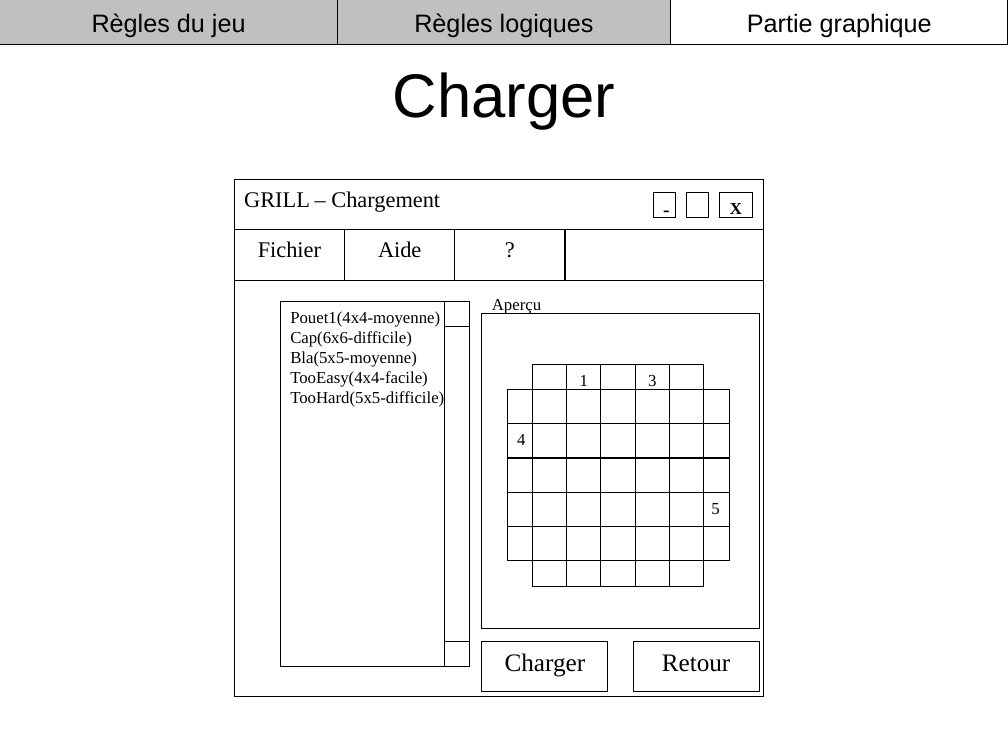
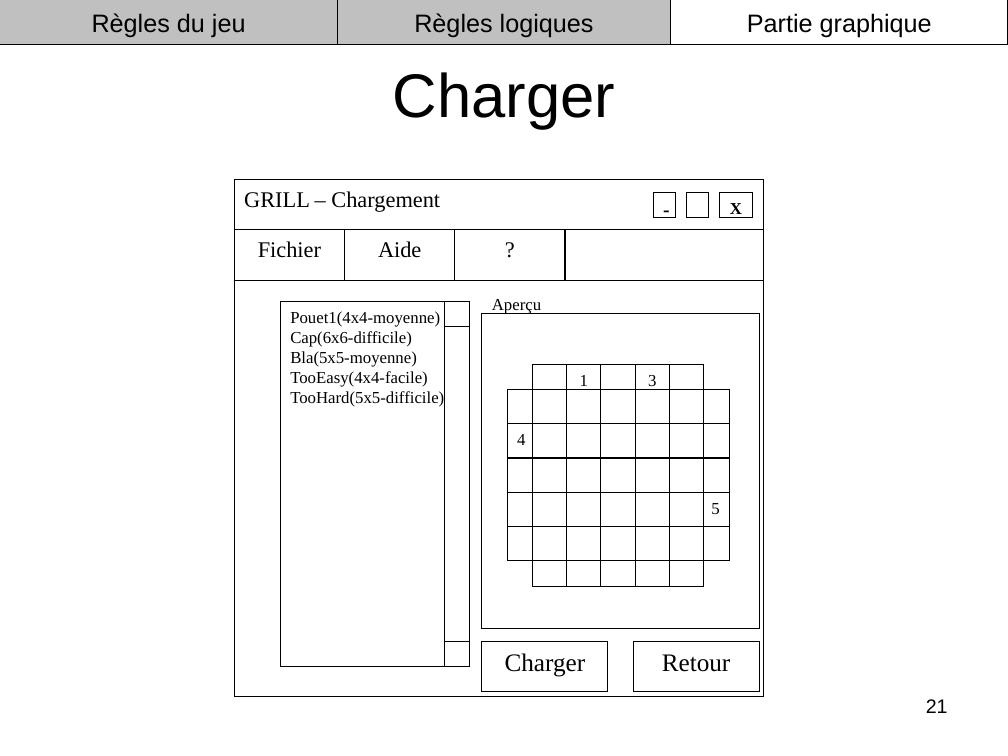
Before and after one commit to roulian/grillprojettuteure, a slide deck: slide 21 of documents/Power Point Soutenance du 18-01-10/Oral.ppt. Drawn at 1008x756 pixels with LibreOffice and Linux fonts; fonts in the diff are those of the drawing. Boxes give left, top, right and bottom in pixels: in the first picture for what was removed or moved away, otherwise in the second. Text is boxed around its words. In the diff, an @@ line names an element or a change of style, - is before the commit and + after.

```diff
--- a/documents/Power Point Soutenance du 18-01-10/Oral.ppt
+++ b/documents/Power Point Soutenance du 18-01-10/Oral.ppt
@@ page number added at [926,699,948,713], 14 pt, text #000000 @@
+21
```
Also in this commit, not shown: 19 other slides changed.
